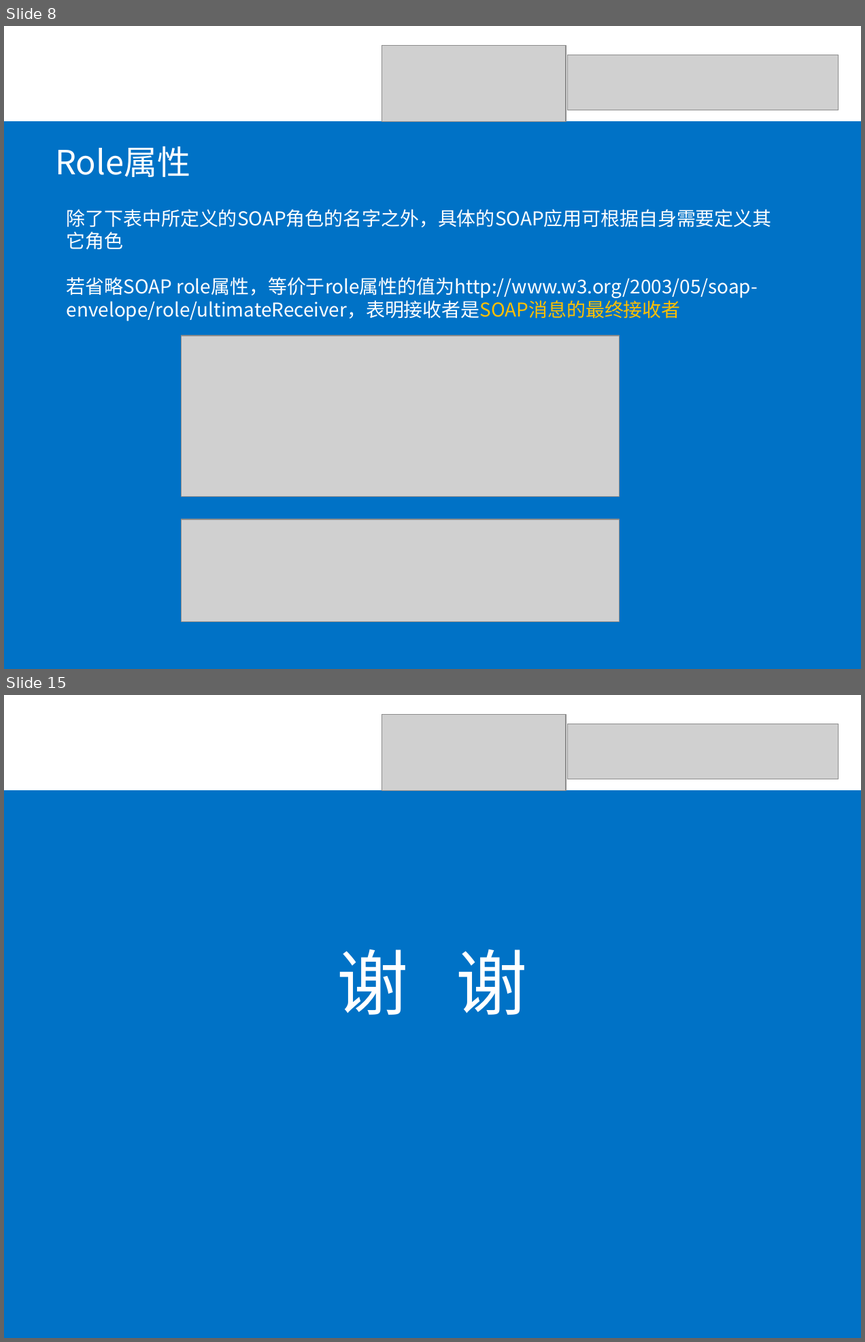
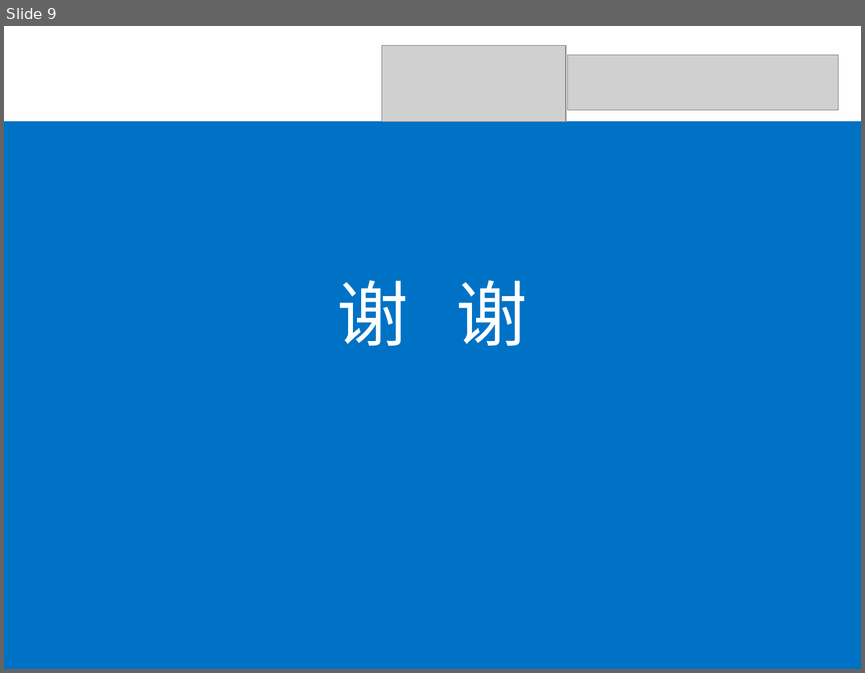
Before and after one commit to SOATeam/homework, a slide deck: assignment5/SOAP Fault课堂报告/SOAP Fault课堂报告.ppt. Shown one above the other, each under a label of ours: slides 8 and 15 before the commit, slide 9 after it; the slides between them are not shown. The pictures are 865x1342 and 865x673 pixels, drawn with LibreOffice and Linux fonts; fonts in the diff are those of the drawing; grey boxes stand for pictures. Boxes give left, top, right and bottom in pixels: in the first picture for what was removed or moved away, otherwise in the second. Text is boxed around its words. In the diff, an @@ line names an element or a change of style, - is before the commit and + after.

```diff
--- a/assignment5/SOAP Fault课堂报告/SOAP Fault课堂报告.ppt
+++ b/assignment5/SOAP Fault课堂报告/SOAP Fault课堂报告.ppt
@@ slide 8 removed at (x1=4, y1=26, x2=861, y2=669), background #FFFFFF @@
@@ picture removed at (x1=382, y1=46, x2=566, y2=122) @@
@@ picture removed at (x1=568, y1=55, x2=838, y2=110) @@
@@ rectangle removed at (x1=4, y1=121, x2=861, y2=669) @@
@@ text removed at (x1=55, y1=146, x2=190, y2=177) @@
-Role属性
@@ text removed at (x1=67, y1=209, x2=772, y2=321) @@
-除了下表中所定义的SOAP角色的名字之外，具体的SOAP应用可根据自身需要定义其它角色
-若省略SOAP role属性，等价于role属性的值为http://www.w3.org/2003/05/soap-envelope/role/ultimateReceiver，表明接收者是SOAP消息的最终接收者
@@ picture removed at (x1=181, y1=335, x2=619, y2=497) @@
@@ picture removed at (x1=181, y1=518, x2=619, y2=622) @@
@@ what was slide 15 is now slide 9 @@
```
Also in this commit, not shown: 2 slides changed, 6 slides added, 11 other slides removed.
